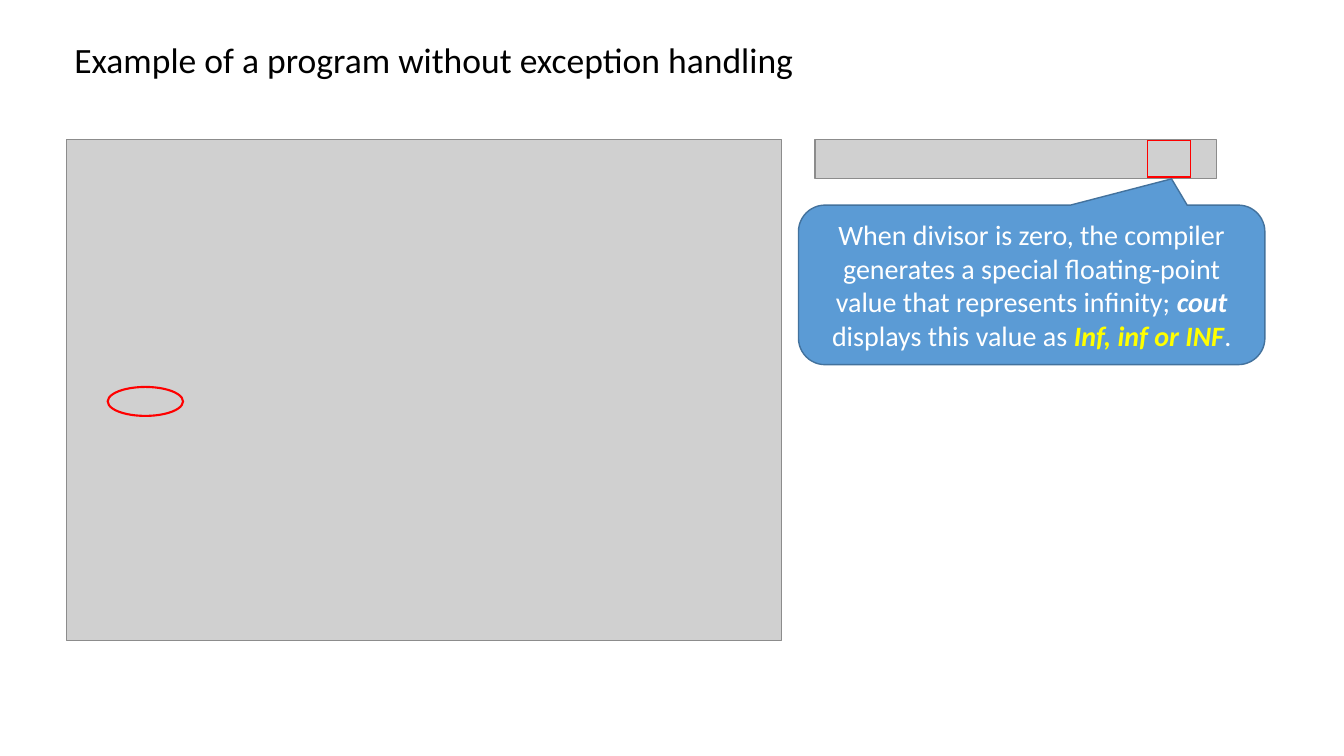
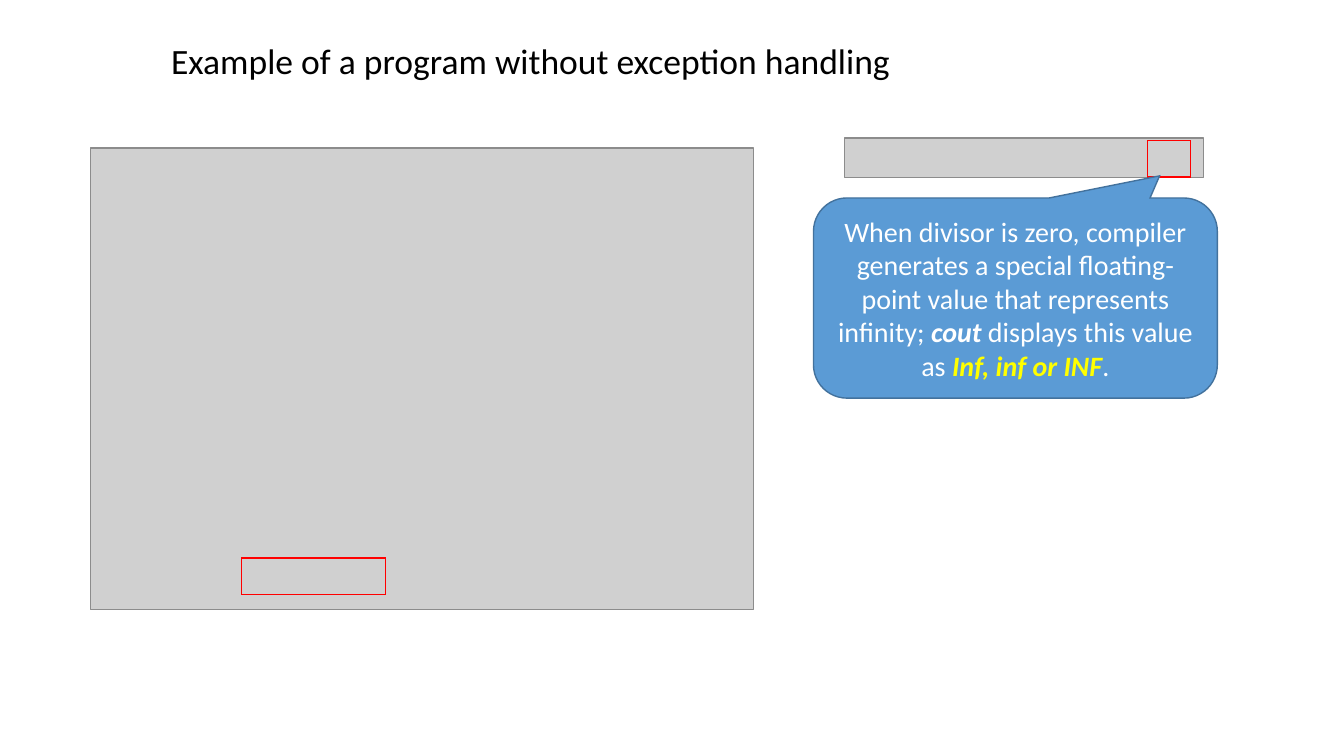
Before and after one commit to ShiqiYu/CPP, a slide deck: slide 4 of week14/Lab14.pptx. Drawn at 1344x756 pixels with LibreOffice and Linux fonts; fonts in the diff are those of the drawing; grey boxes stand for pictures; background and template pictures are left out. Boxes give left, top, right and bottom in pixels: in the first picture for what was removed or moved away, otherwise in the second. Text is boxed around its words. In the diff, an @@ line names an element or a change of style, - is before the commit and + after.

```diff
--- a/week14/Lab14.pptx
+++ b/week14/Lab14.pptx
@@ text "Example of a program without ...": place and size @@
-text "Example of a program without ..." at box(74, 48, 793, 79)
+text "Example of a program without ..." at box(171, 49, 890, 80)
@@ picture: place and size @@
-picture at box(67, 140, 782, 641)
+picture at box(90, 148, 753, 610)
@@ picture: place and size @@
-picture at box(816, 140, 1217, 178)
+picture at box(845, 138, 1204, 177)
@@ rounded speech box "When divisor is zero, compiler ...": place and size @@
-rounded speech box "When divisor is zero, compiler ..." at box(799, 205, 1265, 364)
+rounded speech box "When divisor is zero, compiler ..." at box(814, 198, 1218, 398)
@@ rounded speech box "When divisor is zero, compiler ..." at box(814, 198, 1218, 398): proportions changed @@
@@ text in rounded speech box at box(838, 222, 1193, 380): text changed @@
-When divisor is zero, the compiler generates a special floating-point value that represents infinity; cout displays this value as Inf, inf or INF.
+When divisor is zero, compiler generates a special floating-point value that represents infinity; cout displays this value as Inf, inf or INF.
@@ ellipse removed at box(108, 387, 184, 416) @@
@@ rectangle added at box(242, 558, 386, 595), outline #FF0000 1 pt @@
```
Also in this commit, not shown: 14 other slides changed, 9 slides added, 14 slides removed.
